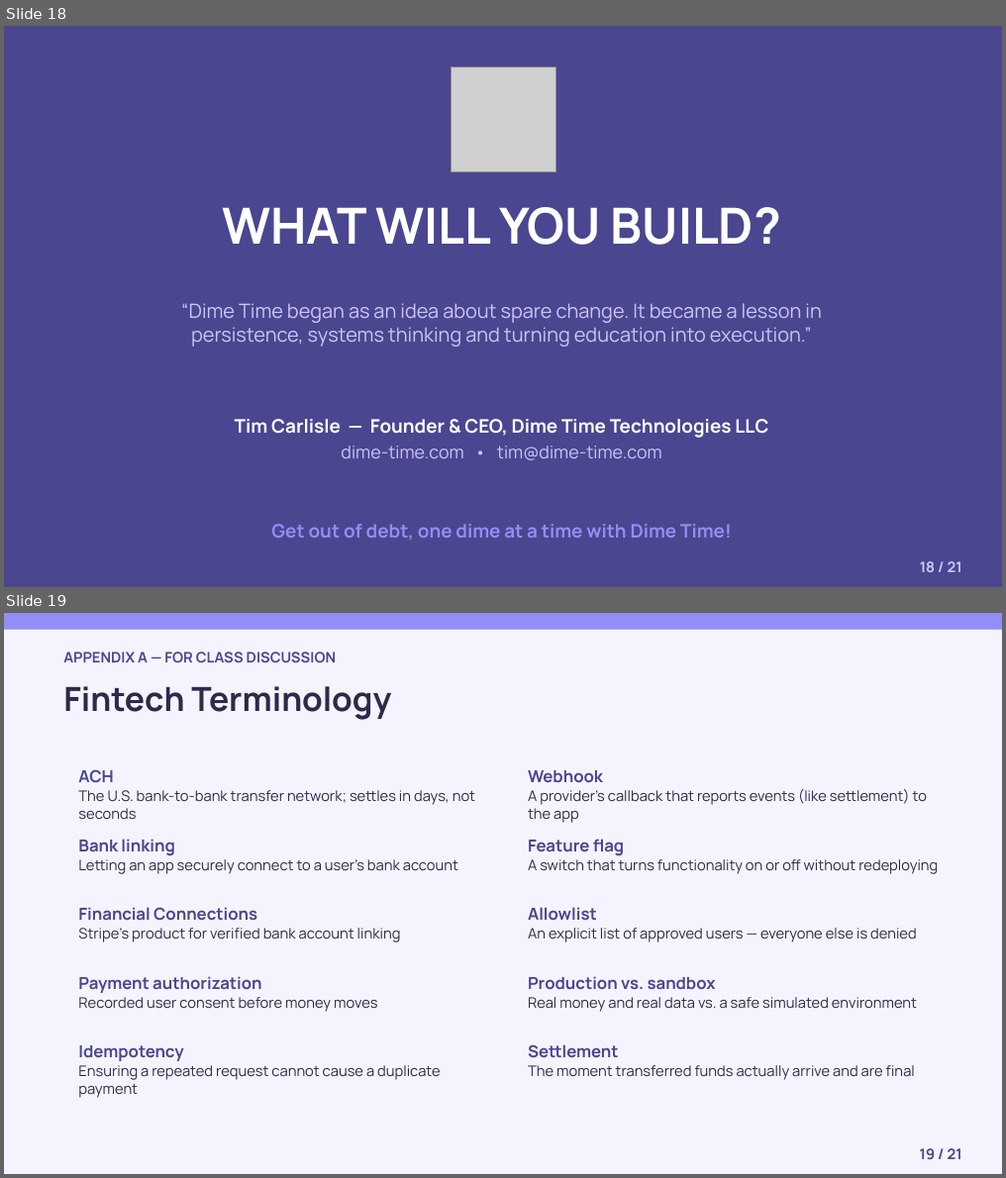
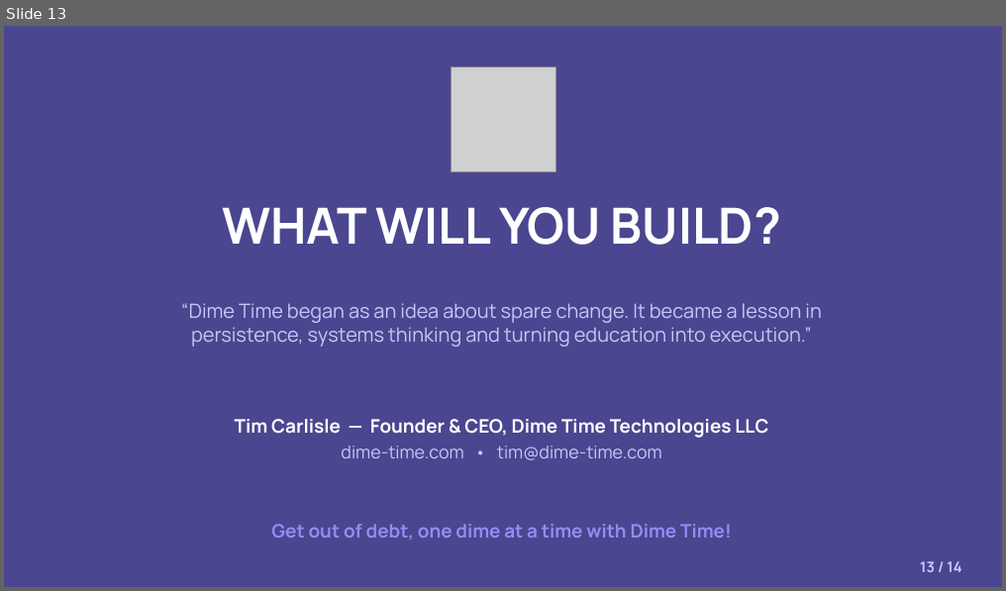
Before and after one commit to Dime-Time/Dime-Time-Technologies, a slide deck: attached_assets/university-deck-slides/dime-time-university-founder-journey.pptx. Shown one above the other, each under a label of ours: slides 18 and 19 before the commit, slide 13 after it. The pictures are 1006x1178 and 1006x591 pixels, drawn with LibreOffice and Linux fonts; fonts in the diff are those of the drawing; grey boxes stand for pictures. Boxes give left, top, right and bottom in pixels: in the first picture for what was removed or moved away, otherwise in the second. Text is boxed around its words. In the diff, an @@ line names an element or a change of style, - is before the commit and + after.

```diff
--- a/attached_assets/university-deck-slides/dime-time-university-founder-journey.pptx
+++ b/attached_assets/university-deck-slides/dime-time-university-founder-journey.pptx
@@ slide 19 removed at [4,613,1002,1174], background #FFFFFF @@
@@ rectangle removed at [4,613,1002,1174] @@
@@ rectangle removed at [4,613,1002,630] @@
@@ text removed at [63,652,336,663] @@
-APPENDIX A — FOR CLASS DISCUSSION
@@ text removed at [63,686,391,720] @@
-Fintech Terminology
@@ text removed at [78,769,475,819] @@
-ACH
-The U.S. bank-to-bank transfer network; settles in days, not seconds
@@ text removed at [528,770,927,823] @@
-Webhook
-A provider's callback that reports events (like settlement) to the app
@@ text removed at [78,839,458,874] @@
-Bank linking
-Letting an app securely connect to a user's bank account
@@ text removed at [528,839,938,874] @@
-Feature flag
-A switch that turns functionality on or off without redeploying
@@ text removed at [78,907,401,943] @@
-Financial Connections
-Stripe's product for verified bank account linking
@@ text removed at [528,907,917,943] @@
-Allowlist
-An explicit list of approved users — everyone else is denied
@@ text removed at [78,976,377,1012] @@
-Payment authorization
-Recorded user consent before money moves
@@ text removed at [528,976,917,1012] @@
-Production vs. sandbox
-Real money and real data vs. a safe simulated environment
@@ text removed at [78,1046,441,1098] @@
-Idempotency
-Ensuring a repeated request cannot cause a duplicate payment
@@ text removed at [528,1045,915,1080] @@
-Settlement
-The moment transferred funds actually arrive and are final
@@ text removed at [920,1149,962,1159] @@
-19 / 21
@@ what was slide 18 is now slide 13 @@
@@ slide 13 changed as well @@
@@ text at [920,562,961,572]: text changed @@
-18 / 21
+13 / 14
```
Also in this commit, not shown: 13 other slides changed, 6 other slides removed, 6 other files.
